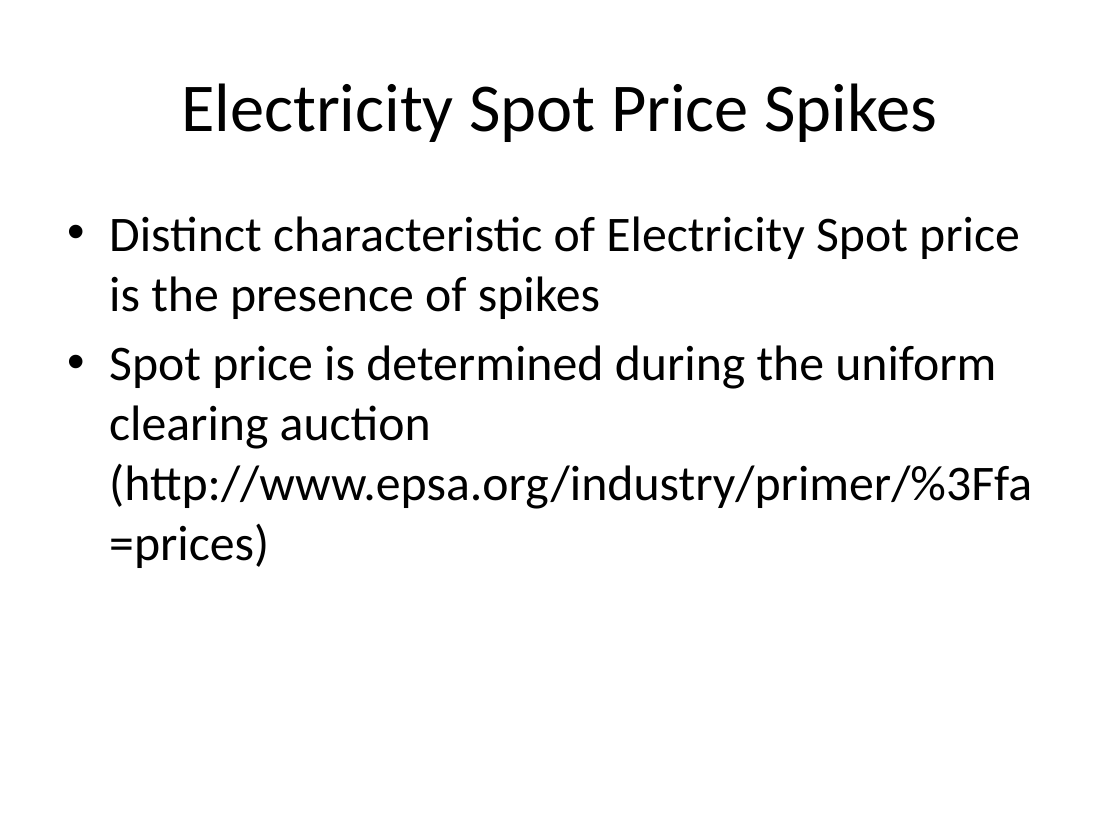
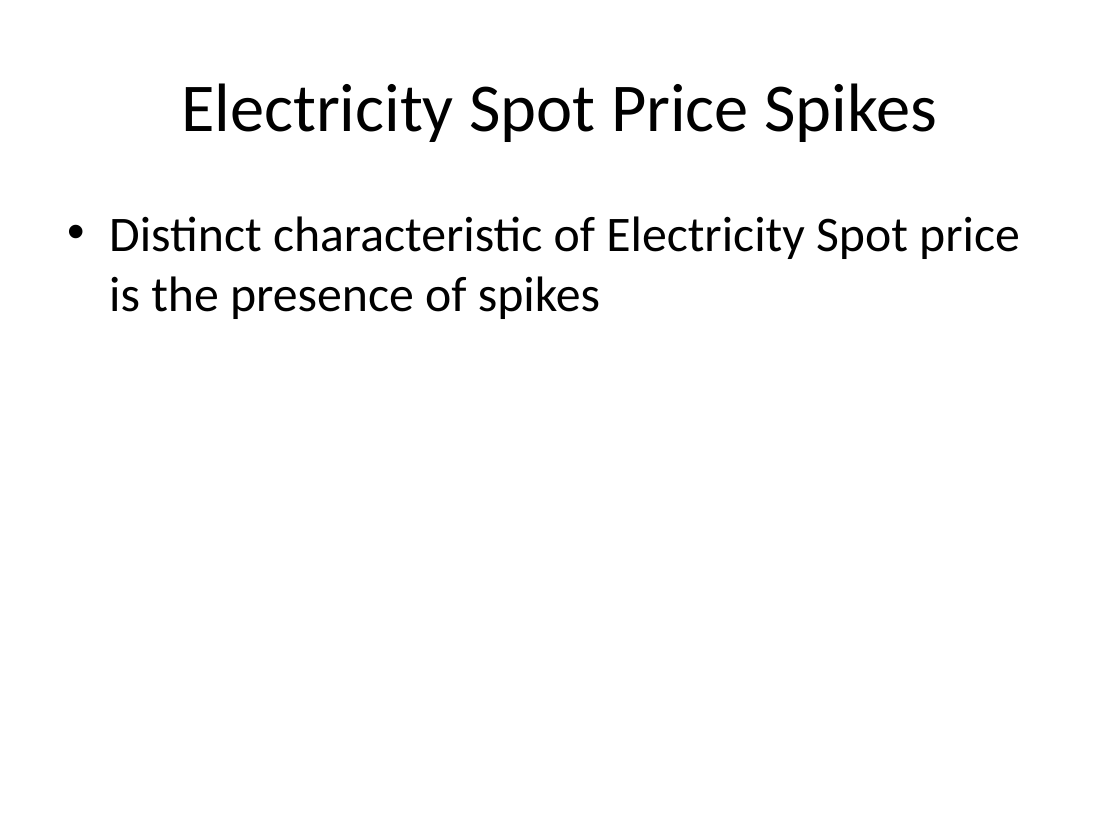
Before and after one commit to quantbin/xpl, a slide deck: slide 11 of energy.pptx (slide 10 before the commit). Drawn at 1120x840 pixels with LibreOffice and Linux fonts; fonts in the diff are those of the drawing. Boxes give left, top, right and bottom in pixels: in the first picture for what was removed or moved away, otherwise in the second. Text is boxed around its words. In the diff, an @@ line names an element or a change of style, - is before the commit and + after.

```diff
--- a/energy.pptx
+++ b/energy.pptx
@@ text at (109,345,1032,568): paragraph removed @@
-• Spot price is determined during the uniform clearing auction (http://www.epsa.org/industry/primer/%3Ffa=prices)
```
Also in this commit, not shown: 10 other slides changed, 9 slides added.
